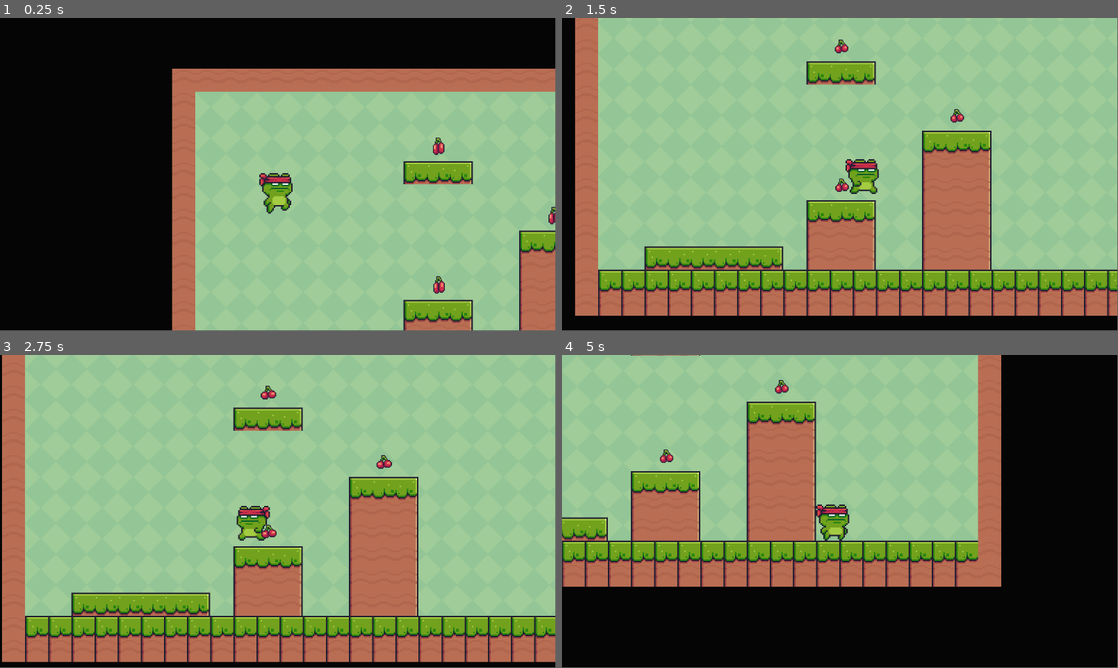
Above: before the commit, frames 1-4 (two rows, left to right).
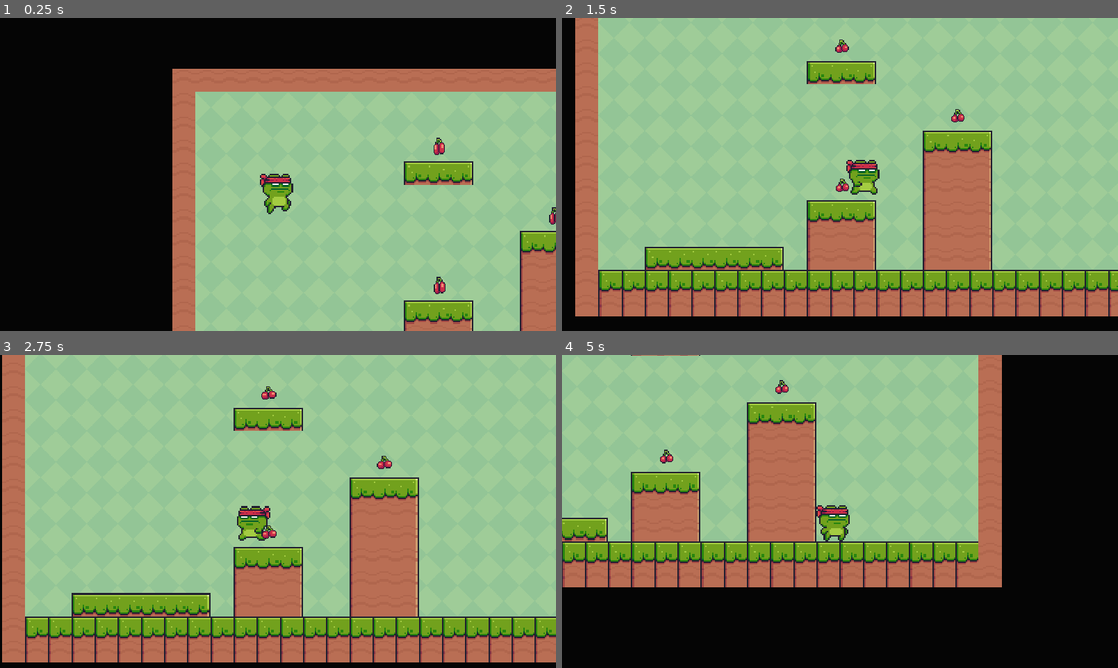
Above: after the commit, the same moments.

Repository: mrgolubeff/2D-Platformer-Game
Game: Godot game, scene res://scenes/main.tscn
The game is run twice, just before and just after one commit, with the same random seed, the same clock (stepped at 60 frames per second) and the same inputs.
Inputs:
- Up to frame 1 (0.25 s): no input
- Up to frame 2 (1.5 s): hold Right (right) from 0.53 s (still down); tap Space (jump) at 0.77 s
- Up to frame 3 (2.75 s): tap Space (jump) at 1.52 s; release Right (right) at 2.03 s; hold Left (left) from 2.03 s (still down)
- Up to frame 4 (5 s): release Left (left) at 2.78 s; hold Right (right) 2.78-4.28 s; tap Space (jump) at 3.02, 3.77, 4.52 s; hold Left (left) from 4.28 s (still down)
In our replay, the window is 799x449 before the commit and 800x450 after it. These sizes can differ from the game's own. Grey fills any space a smaller window leaves; there, only what the larger window draws over its background counts as a difference.

The runs differ from the first frame. In frame 1, 1.4% of the frame differs, in the area x 30-100%, y 16-100%; in frame 2, 3.9%; in frame 3, 4.5%, in the area x 0-100%, y 0-99%; in frame 4, 3.3%.

Commit message:
Tweak resize window options

Diff:
--- a/project.godot
+++ b/project.godot
@@ -14,6 +14,11 @@
 run/main_scene="res://scenes/main.tscn"
 config/features=PackedStringArray("4.2", "Mobile")
 config/icon="res://icon.svg"
+
+[display]
+
+window/stretch/mode="canvas_items"
+window/stretch/aspect="expand"
 
 [input]
 
--- a/scenes/main.tscn
+++ b/scenes/main.tscn
@@ -460,11 +460,8 @@
 
 [node name="TextureRect" type="TextureRect" parent="."]
 texture_filter = 1
-anchors_preset = 15
-anchor_right = 1.0
-anchor_bottom = 1.0
-grow_horizontal = 2
-grow_vertical = 2
+offset_right = 1175.0
+offset_bottom = 643.0
 texture = ExtResource("1_q77l0")
 stretch_mode = 1
 
